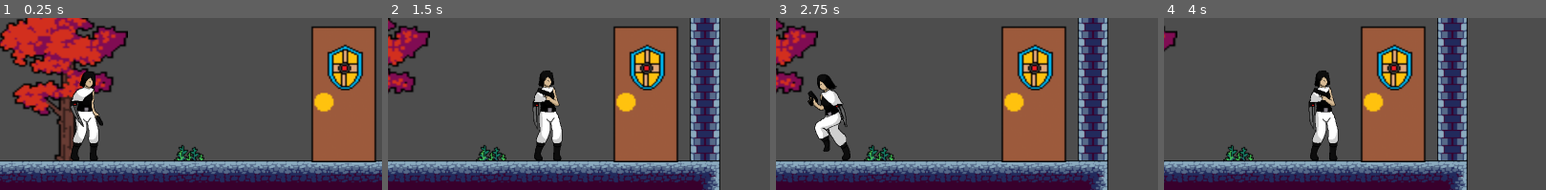
Above: before the commit, frames 1-4 (left to right).
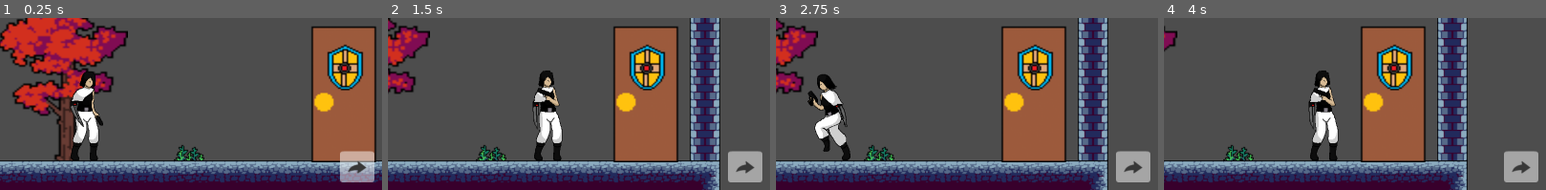
Above: after the commit, the same moments.

Repository: Corsa-Technologies/Terra1-seguro
Game: Godot game, scene res://Níveis/Nível1/Nível 1.tscn
The game is run twice, just before and just after one commit, with the same random seed, the same clock (stepped at 60 frames per second) and the same inputs. This scene is started directly instead of the project's main scene.
Inputs:
- Up to frame 1 (0.25 s): no input
- Up to frame 2 (1.5 s): tap Enter (ataque) at 0.5 s; hold Enter (ataque) 0.53-1.28 s; hold Right (ui_right) from 0.53 s (still down); tap Up (ui_up) at 0.77 s; tap Tab (cura) at 1.35 s
- Up to frame 3 (2.75 s): tap Up (ui_up) at 1.52 s; release Right (ui_right) at 2.03 s; hold Left (ui_left) from 2.03 s (still down); hold Backspace (tiro) from 2.03 s (still down)
- Up to frame 4 (4 s): release Left (ui_left) at 2.78 s; release Backspace (tiro) at 2.78 s; hold Right (ui_right) from 2.78 s (still down); tap Enter (ataque) at 2.85 s; tap Up (ui_up) at 3.02, 3.77 s; tap Tab (cura) at 3.6 s
The pictures show only the part of the screen within x 39-89%, y 31-81%; the shares and areas given below are measured in that part.

The runs differ from the first frame. In frame 1, 1.6% of the frame differs, in the area x 89-98%, y 77-96%; in frame 2, 1.5%; in frame 3, 1.5%; in frame 4, 1.5%.

Commit message:
preparação para o dash

Diff:
--- a/GUI/Controles/controlecanvas.tscn
+++ b/GUI/Controles/controlecanvas.tscn
@@ -13,7 +13,9 @@
 [ext_resource type="Texture2D" uid="uid://bv5mmm0gm16r" path="res://GUI/Controles/presstiro.png" id="9_jfr4v"]
 [ext_resource type="Texture2D" uid="uid://dcgi67gumry88" path="res://GUI/Controles/ataque.png" id="10_np2q5"]
 [ext_resource type="Texture2D" uid="uid://45rd7xy0kdur" path="res://GUI/Controles/pressataque.png" id="11_adolr"]
+[ext_resource type="Texture2D" uid="uid://dq3ulo5ver1jo" path="res://GUI/Controles/transparentLight19.png" id="14_gwe5s"]
 [ext_resource type="Texture2D" uid="uid://b3upyetnj2nbw" path="res://GUI/Controles/barra de vida.png" id="14_krhtq"]
+[ext_resource type="Texture2D" uid="uid://cei7a6cmd3tfx" path="res://GUI/Controles/transparentDark19.png" id="15_kpvma"]
 
 [sub_resource type="RectangleShape2D" id="RectangleShape2D_cm73x"]
 
@@ -80,6 +82,13 @@
 shape = SubResource("RectangleShape2D_cm73x")
 action = "cura"
 
+[node name="Dash" type="TouchScreenButton" parent="Control"]
+position = Vector2(1330, 425)
+scale = Vector2(1.5, 1.35417)
+texture_normal = ExtResource("14_gwe5s")
+texture_pressed = ExtResource("15_kpvma")
+action = "dash"
+
 [node name="HealthText" type="Label" parent="Control"]
 layout_mode = 0
 offset_left = 48.0
@@ -122,3 +131,4 @@
 [connection signal="pressed" from="Control/Ataque" to="." method="_on_ataque_pressed"]
 [connection signal="released" from="Control/Ataque" to="." method="_on_ataque_released"]
 [connection signal="pressed" from="Control/Cura" to="." method="_on_cura_pressed"]
+[connection signal="pressed" from="Control/Dash" to="." method="_on_dash_pressed"]
--- a/GUI/Controles/controletoque.gd
+++ b/GUI/Controles/controletoque.gd
@@ -47,3 +47,7 @@
 
 func _on_ataque_released():
 	ataque.modulate.a = 1.0
+
+
+func _on_dash_pressed() -> void:
+	print('apertado')
--- a/project.godot
+++ b/project.godot
@@ -46,6 +46,11 @@
 "events": [Object(InputEventKey,"resource_local_to_scene":false,"resource_name":"","device":-1,"window_id":0,"alt_press …(195 unchanged characters)…
 ]
 }
+dash={
+"deadzone": 0.5,
+"events": [Object(InputEventKey,"resource_local_to_scene":false,"resource_name":"","device":0,"window_id":0,"alt_pressed":false,"shift_pressed":false,"ctrl_pressed":false,"meta_pressed":false,"pressed":false,"keycode":4194312,"physical_keycode":0,"key_label":0,"unicode":0,"location":0,"echo":false,"script":null)
+]
+}
 
 [input_devices]
 
Not shown: 1 places in GUI/Controles/controlecanvas.tscn that only renumber resources
Binary file added: GUI/Controles/transparentDark19.png
Not shown, added: GUI/Controles/transparentDark19.png.import
Binary file added: GUI/Controles/transparentLight19.png
Not shown, added: GUI/Controles/transparentLight19.png.import
Not shown: 2 places in Player/playercena.tscn that only renumber resources
